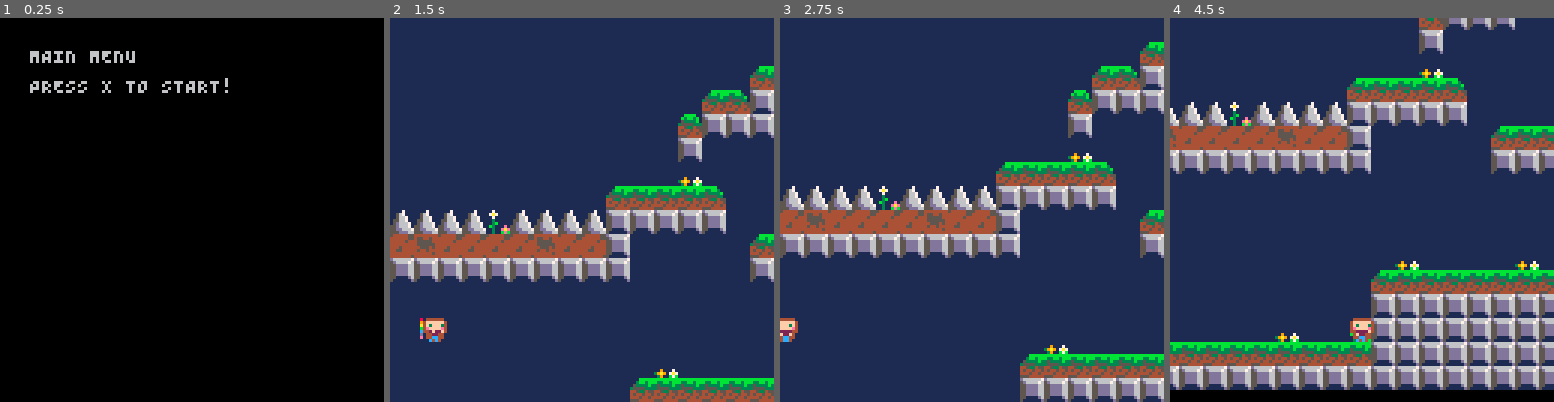
Above: before the commit, frames 1-4 (left to right).
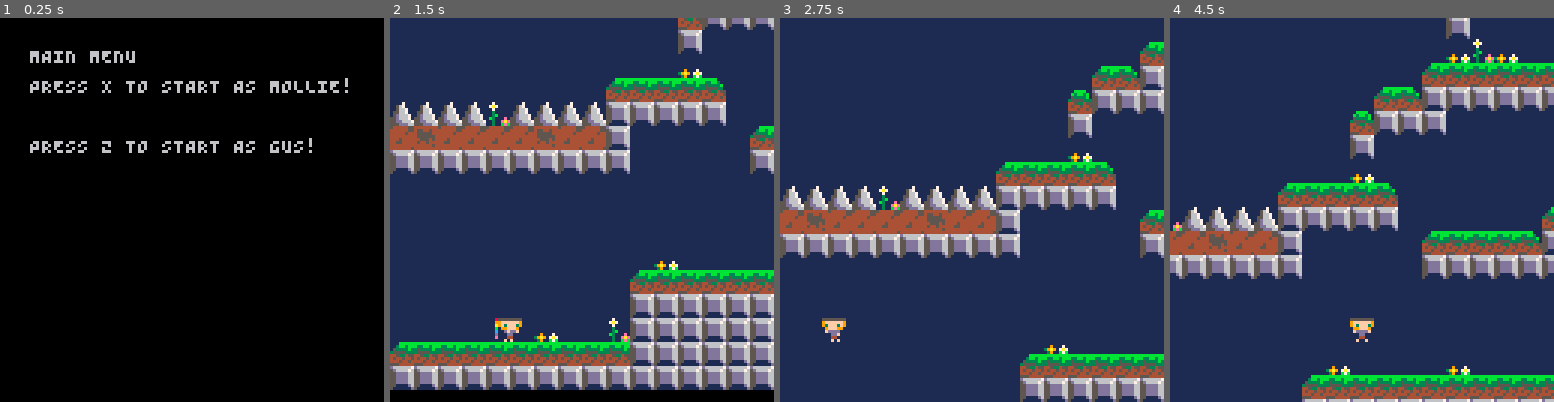
Above: after the commit, the same moments.

Repository: connorryanbaker/kmg
Game: PICO-8 cartridge currentdraft.p8
Same seed, same stepped clock (60 frames per second), same inputs: the game is played once before the commit and once after it.
Inputs:
- Up to frame 1 (0.25 s): no input
- Up to frame 2 (1.5 s): tap O (Z key) at 0.33, 0.7, 1.43 s; tap X (X key) at 1.07 s
- Up to frame 3 (2.75 s): hold Left 1.97-2.37 s; tap X (X key) at 2.07, 2.4, 2.73 s; tap O (Z key) at 2.22 s
- Up to frame 4 (4.5 s): hold Right 2.87-3.53 s; tap X (X key) every 0.33 s from 3.07 to 4.4 s; tap O (Z key) at 3.1, 3.98 s; hold Right from 4.13 s (still down)

The runs differ from the first frame. In frame 1, 1.2% of the frame differs, in the area x 7-91%, y 15-36%; in frame 2, 52%; in frame 3, 0.5%; in frame 4, 53%, in the area x 0-100%, y 0-100%.

Commit message:
basic character select

Diff:
--- a/currentdraft.p8
+++ b/currentdraft.p8
@@ -24,7 +24,6 @@
     s=19,
     w=8,
     h=8,
-    ws={[0]=19,[1]=35,[2]=19,[3]=3},
     flp=false,
     dx=0,
     dy=0,
@@ -39,7 +38,6 @@
     dashing=false,
     candash=true,
     dying=false,
-    is={[0]=19,[1]=51},
     runf=0,
     idlef=0,
     direction=1,
@@ -74,8 +72,22 @@
 end
 
 function menu_update()
-  if btnp(5) then STATE="GAMEPLAY" end
-  -- todo: character select
+  if btnp(4) then
+    -- gus
+    player.ws={[0]=20,[1]=36,[2]=20,[3]=4}
+    player.is={[0]=20,[1]=52}
+    player.jump_s=100
+    player.dash_s=116
+    player.die_s=99
+    STATE="GAMEPLAY"
+  elseif btnp(5) then
+    player.ws={[0]=19,[1]=35,[2]=19,[3]=3}
+    player.is={[0]=19,[1]=51}
+    player.jump_s=33
+    player.dash_s=32
+    player.die_s=49
+    STATE="GAMEPLAY"
+  end
 end
 
 function _draw()
@@ -111,7 +123,8 @@
 
 function menu_draw()
   print("MAIN MENU", 10, 10)
-  print("PRESS X TO START!", 10, 20)
+  print("PRESS X TO START AS MOLLIE!", 10, 20)
+  print("PRESS Z TO START AS GUS!", 10, 40)
   -- todo: character select
 end
 
@@ -142,11 +155,11 @@
 
 function player_animate()
   if player.jumping then
-    player.s=33
+    player.s=player.jump_s
   elseif player.dashing then
-    player.s=32
+    player.s=player.dash_s
   elseif player.dying then
-    player.s=49
+    player.s=player.die_s
     player.dieframe+=1
     if player.dieframe==8 then
       player.dieframe=0
@@ -375,22 +388,22 @@
 00000000000000000000000004422f4000fdd0000000000011777677677777777767777777777771000000000000000000000000000000000000000000000000
 000000000000000000000000044cc440000440000000000011767767777777776777777777777771000000000000000000000000000000000000000000000000
 00000000000000000000000000c4c400000f0f000000000011776777677777777777777777767771000000000000000000000000000000000000000000000000
-00000000000000000000000000000000000000000000000011777767777777777777777776777771000000000000000000000000000000000000000000000000
-00000000000000000000000000000000000000000000000011776777677777777777777777677771000000000000000000000000000000000000000000000000
-00000000000000000000000000000000000000000000000011777777777777777777777777777771000000000000000000000000000000000000000000000000
-00000000000000000000000000000000000000000000000011177767777777777777777777777711000000000000000000000000000000000000000000000000
-00000000000000000000000000000000000000000000000011177777777777777777777776777711000000000000000000000000000000000000000000000000
-00000000000000000000000000000000000000000000000011177777777777777777777777777711000000000000000000000000000000000000000000000000
-00000000000000000000000000000000000000000000000011117777767777777777777677777111000000000000000000000000000000000000000000000000
-00000000000000000000000000000000000000000000000011111777677777777777777777771111000000000000000000000000000000000000000000000000
-00000000000000000000000000000000000000000000000011111777777777777777767777771111000000000000000000000000000000000000000000000000
-00000000000000000000000000000000000000000000000011111177777777777777777777711111000000000000000000000000000000000000000000000000
-00000000000000000000000000000000000000000000000011111117777777777777777777111111000000000000000000000000000000000000000000000000
-00000000000000000000000000000000000000000000000011111111177777777777777711111111000000000000000000000000000000000000000000000000
-00000000000000000000000000000000000000000000000011111111117777777777777111111111000000000000000000000000000000000000000000000000
-00000000000000000000000000000000000000000000000011111111111117777777111111111111000000000000000000000000000000000000000000000000
-00000000000000000000000000000000000000000000000011111111111111111111111111111111000000000000000000000000000000000000000000000000
-00000000000000000000000000000000000000000000000011111111111111111111111111111111000000000000000000000000000000000000000000000000
+00000000000000000000000055555555555555550000000011777767777777777777777776777771000000000000000000000000000000000000000000000000
+000000000000000000000000988888899ffffff90000000011776777677777777777777777677771000000000000000000000000000000000000000000000000
+000000000000000000000000983888399f3fff390000000011777777777777777777777777777771000000000000000000000000000000000000000000000000
+00000000000000000000000009988890099fff900000000011177767777777777777777777777711000000000000000000000000000000000000000000000000
+00000000000000000000000008dddd800fddddf00000000011177777777777777777777776777711000000000000000000000000000000000000000000000000
+000000000000000000000000000dd000000dd0000000000011177777777777777777777777777711000000000000000000000000000000000000000000000000
+00000000000000000000000000044000000440000000000011117777767777777777777677777111000000000000000000000000000000000000000000000000
+0000000000000000000000000080080000f00f000000000011111777677777777777777777771111000000000000000000000000000000000000000000000000
+00000000000000000000000000000000555555550000000011111777777777777777767777771111000000000000000000000000000000000000000000000000
+000000000000000000000000000000009ffffff90000000011111177777777777777777777711111000000000000000000000000000000000000000000000000
+000000000000000000000000000000009f3fff390000000011111117777777777777777777111111000000000000000000000000000000000000000000000000
+00000000000000000000000000000000099fff900000000011111111177777777777777711111111000000000000000000000000000000000000000000000000
+0000000000000000000000000000000000dfddf00000000011111111117777777777777111111111000000000000000000000000000000000000000000000000
+00000000000000000000000000000000000dd0000000000011111111111117777777111111111111000000000000000000000000000000000000000000000000
+00000000000000000000000000000000000440000000000011111111111111111111111111111111000000000000000000000000000000000000000000000000
+0000000000000000000000000000000000f0f0000000000011111111111111111111111111111111000000000000000000000000000000000000000000000000
 9181b2b2b2b27171b2b2b2b2b27171b2b2b2b2b2b2b2b2b2b2b2b2b2b2b2b2b2f0f0f0f0f0f0f0f0f0f0f0f0f0f0f0f0f0f0f0f0f0f0f0f0f0f0f0f0f0f0f0f0
 00000000000000000000000000000000000000000000000000000000000000000000000000000000000000000000000000000000000000000000000000000000
 7171b2b2b2b27171b2b2b2b2b27171b2b2b2b2b2b2b2b2b2b2b2b2b2b2b2b2b2f0f0f0f0f0f0f0f0f0f0f0f0f0f0f0f0f0f0f0f0f0f0f0f0f0f0f0f0f0f0f0f0
